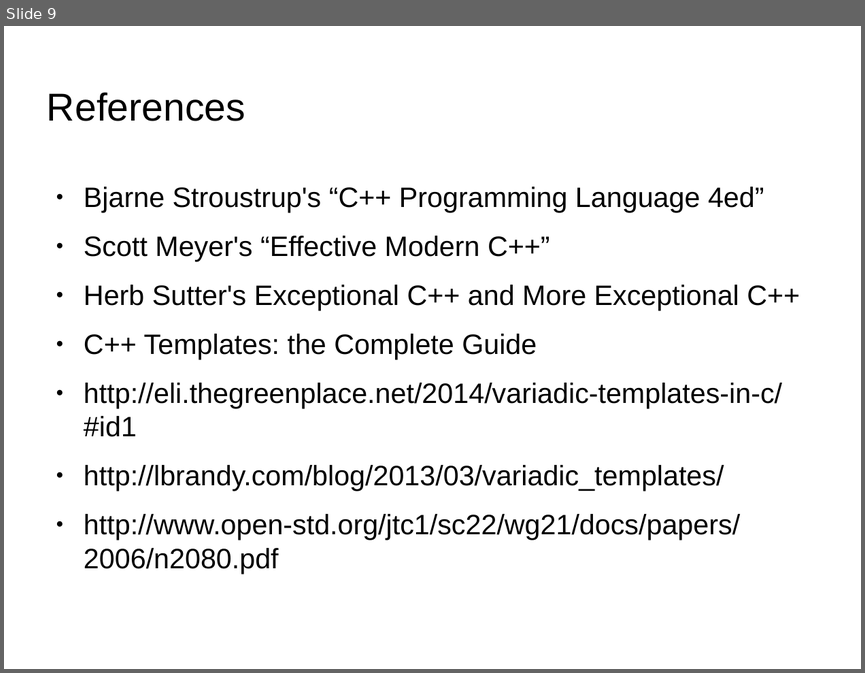
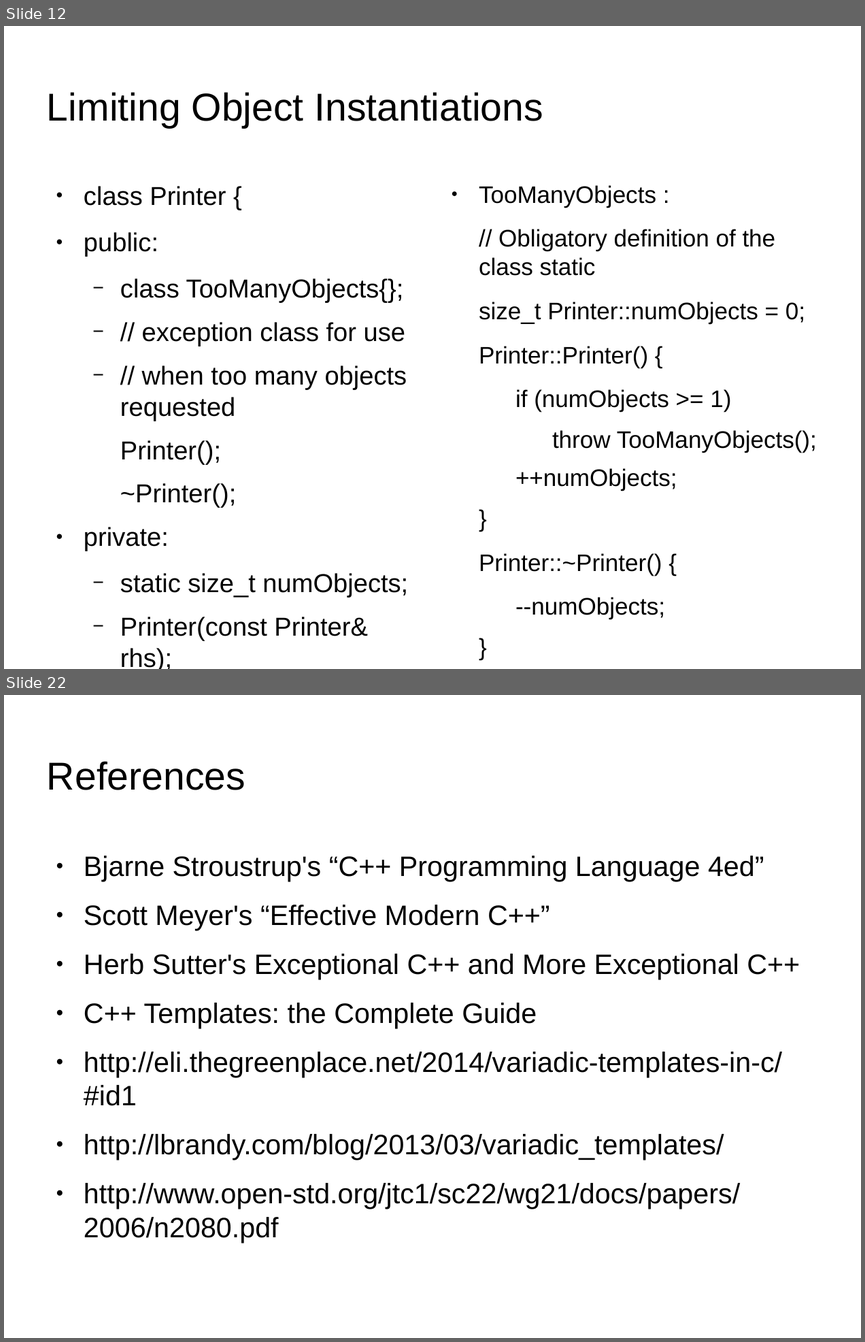
Before and after one commit to kks32/cpp-software-development, a slide deck: Ex19_Lazy_Evaluation_Reference_Counting/Ex19_Lazy_Evaluation_Reference_Counting.odp. Shown one above the other, each under a label of ours: slide 9 before the commit, slides 12 and 22 after it; the slides between them are not shown. The pictures are 865x673 and 865x1342 pixels, drawn with LibreOffice and Linux fonts; fonts in the diff are those of the drawing; background and template pictures are left out. Boxes give left, top, right and bottom in pixels: in the first picture for what was removed or moved away, otherwise in the second. Text is boxed around its words. In the diff, an @@ line names an element or a change of style, - is before the commit and + after.

Commit message:
Limiting object instantiation

```diff
--- a/Ex19_Lazy_Evaluation_Reference_Counting/Ex19_Lazy_Evaluation_Reference_Counting.odp
+++ b/Ex19_Lazy_Evaluation_Reference_Counting/Ex19_Lazy_Evaluation_Reference_Counting.odp
@@ slide 12 added at <box>4,26,861,669</box>, background picture (left out) @@
@@ title added at <box>47,92,543,128</box>, 36 pt, text #000000 @@
+Limiting Object Instantiations
@@ text added at <box>84,186,408,669</box>, 24.1 pt, text #000000 @@
+● class Printer {
+● public:
+  − class TooManyObjects{};
+  − // exception class for use
+  − // when too many objects requested
+  Printer();
+  ~Printer();
+● private:
+  − static size_t numObjects;
+  − Printer(const Printer& rhs);
+● };
@@ text added at <box>479,185,817,619</box>, 22.1 pt, text #000000 @@
+● TooManyObjects :
+// Obligatory definition of the class static
+size_t Printer::numObjects = 0;
+Printer::Printer() {
+  if (numObjects >= 1)
+    throw TooManyObjects();
+  ++numObjects;
+}
+Printer::~Printer() {
+  --numObjects;
+}
@@ what was slide 9 is now slide 22 @@
```
Also in this commit, not shown: 12 other slides added, 1 other file.
